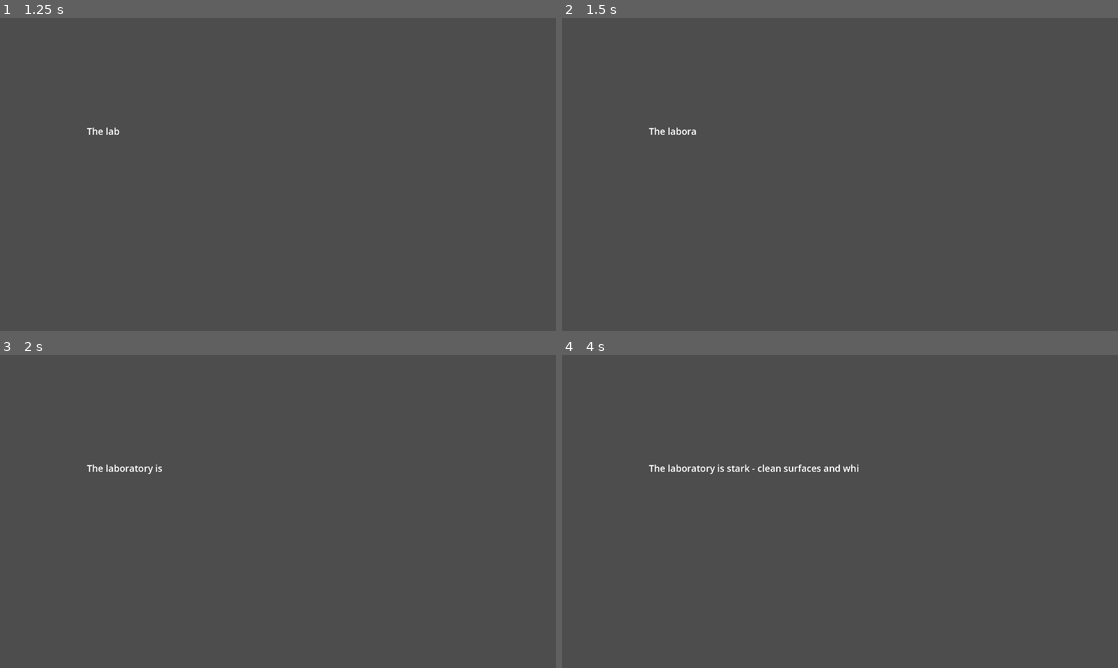
Above: before the commit, frames 1-4 (two rows, left to right).
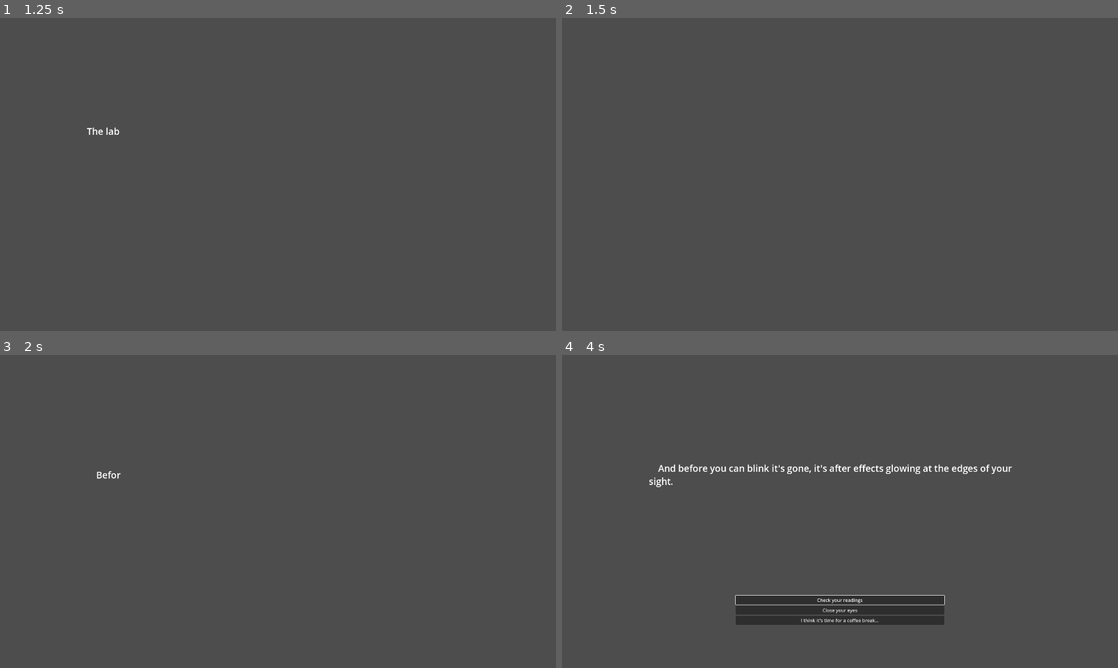
Above: after the commit, the same moments.

Repository: ReneJSchwartz/quantum-jam-2025-choose-your-own-adventure
Game: Godot game, scene res://scenes/game_tree.tscn
Two runs of this game, one before a commit and one after it. Both use one fixed random seed, a clock stepped at 60 frames per second and the inputs below.
Inputs:
- Up to frame 1 (1.25 s): click "New Game" at 0.5 s
- Up to frame 2 (1.5 s): tap Enter (ui_accept) at 1.25 s; hold Enter (ui_accept) from 1.28 s (still down)
- Up to frame 3 (2 s): keep holding Enter (ui_accept)
- Up to frame 4 (4 s): release Enter (ui_accept) at 2.03 s; tap Enter (ui_accept) at 2.1, 2.27, 2.57, 3.6, 3.77 s; hold Enter (ui_accept) 2.78-3.53 s

Frame 1 is identical in both runs. In frame 2, less than 0.1% of the frame differs, in the area x 15-25%, y 34-38%; in frame 3, 0.2%; in frame 4, 4.0%, in the area x 15-81%, y 34-87%.

Commit message:
feat: add input handling

Diff:
--- a/godot_project/scenes/game_tree.tscn
+++ b/godot_project/scenes/game_tree.tscn
@@ -1,7 +1,8 @@
-[gd_scene load_steps=3 format=3 uid="uid://baeb3r511rshg"]
+[gd_scene load_steps=4 format=3 uid="uid://baeb3r511rshg"]
 
 [ext_resource type="PackedScene" uid="uid://bfsn54h70cwa6" path="res://scenes/ui/main_menu.tscn" id="1_4dfya"]
 [ext_resource type="PackedScene" uid="uid://bidtuh27qoll" path="res://scenes/ui/dialogue_ui.tscn" id="2_bi5im"]
+[ext_resource type="Script" uid="uid://bd8yoybcinrd4" path="res://source/input_handler.gd" id="3_qfv05"]
 
 [node name="GameTree" type="Node"]
 
@@ -12,3 +13,6 @@
 [node name="Dialogue" parent="UI" instance=ExtResource("2_bi5im")]
 
 [node name="Scripts" type="Node" parent="."]
+
+[node name="InputHandler" type="Node" parent="Scripts"]
+script = ExtResource("3_qfv05")
--- /dev/null
+++ b/godot_project/source/input_handler.gd
@@ -0,0 +1,22 @@
+extends Node
+
+# input handling for ui game events
+func _unhandled_input(event: InputEvent):
+	if event.is_action_pressed("ui_accept"):
+		if Dialogue.dialogue_running:
+			DialogueUiManager.instance.on_skip_text()
+
+	# menu testing
+	if event is InputEventKey:
+		if event.pressed and event.keycode == 49 and event.echo == false: # 1
+			# debug thing 1
+			pass
+		if event.pressed and event.keycode == 50 and event.echo == false: # 1
+			# debug thing 2
+			pass
+		if event.pressed and event.keycode == 51 and event.echo == false: # 1
+			# debug thing 3
+			pass
+		if event.pressed and event.keycode == 52 and event.echo == false: # 1
+			# debug thing 4
+			pass
Not shown, added: godot_project/source/input_handler.gd.uid
